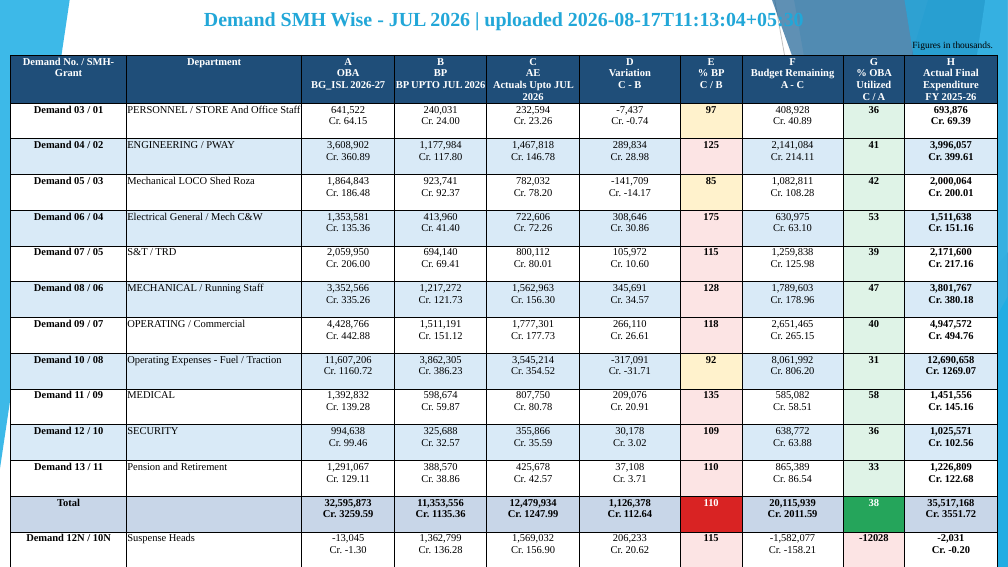
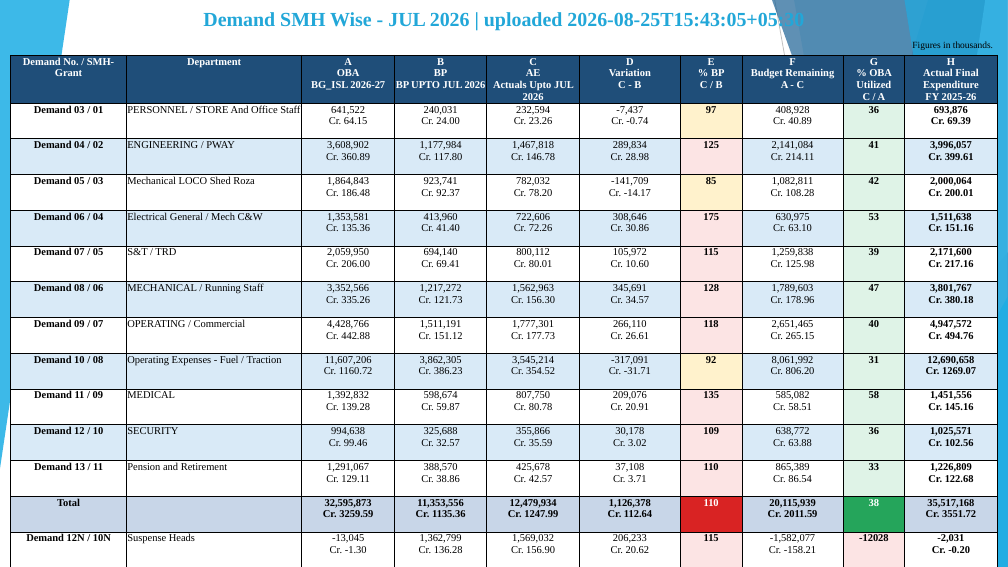
Before and after one commit to girishtiwari007/MB-BUDGET, a slide deck: slide 2 of exports/Moradabad_Division_DRM_Budget_FR_Analysis.pptx. Drawn at 1008x567 pixels with LibreOffice and Linux fonts; fonts in the diff are those of the drawing. Boxes give left, top, right and bottom in pixels: in the first picture for what was removed or moved away, otherwise in the second. Text is boxed around its words. In the diff, an @@ line names an element or a change of style, - is before the commit and + after.

```diff
--- a/exports/Moradabad_Division_DRM_Budget_FR_Analysis.pptx
+++ b/exports/Moradabad_Division_DRM_Budget_FR_Analysis.pptx
@@ text at <box>203,11,804,31</box>: text changed @@
-Demand SMH Wise - JUL 2026 | uploaded 2026-08-17T11:13:04+05:30
+Demand SMH Wise - JUL 2026 | uploaded 2026-08-25T15:43:05+05:30
```
Also in this commit, not shown: 2 other slides changed, 27 other files.
